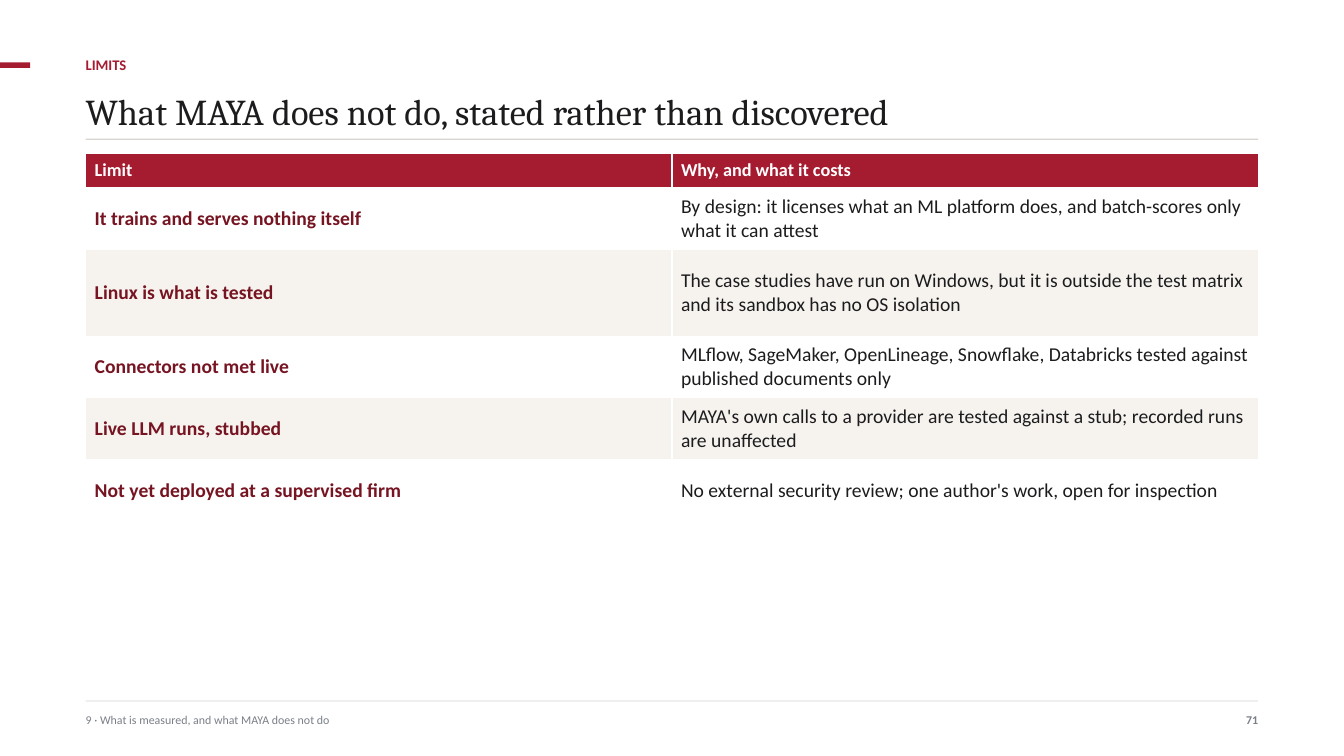
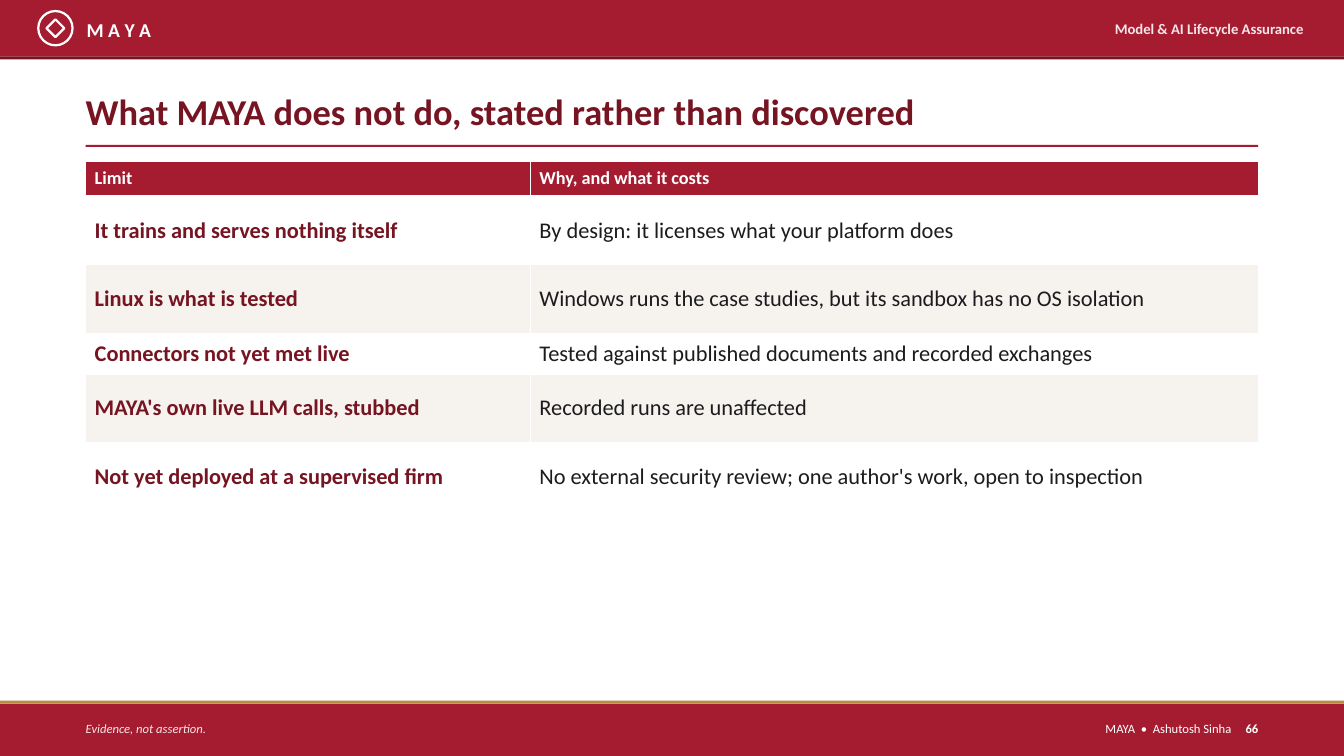
Before and after one commit to ajsinha/maya, a slide deck: slide 66 of docs/publications/MAYA-Model-Management-Formalism-and-System-Design.pptx (slide 71 before the commit). Drawn at 1344x756 pixels with LibreOffice and Linux fonts; fonts in the diff are those of the drawing. Boxes give left, top, right and bottom in pixels: in the first picture for what was removed or moved away, otherwise in the second. Text is boxed around its words. In the diff, an @@ line names an element or a change of style, - is before the commit and + after.

Commit message:
The deck retold as a briefing: TL;DR, ten principles, supervisors' words, architecture, a model's journey, then eight parts with screenshots, worked studies and a graded comparison, in MAYA's crimson; landing page numbers counted from the code

```diff
--- a/docs/publications/MAYA-Model-Management-Formalism-and-System-Design.pptx
+++ b/docs/publications/MAYA-Model-Management-Formalism-and-System-Design.pptx
@@ rectangle added at (x1=0, y1=0, x2=1344, y2=56), fill #A51C30 @@
@@ ellipse added at (x1=38, y1=11, x2=73, y2=45), outline #FFFFFF 1.6 pt @@
@@ diamond added at (x1=46, y1=19, x2=65, y2=37), outline #FFFFFF 1.6 pt @@
@@ text added at (x1=87, y1=24, x2=151, y2=37), 14 pt, text #FFFFFF, bold @@
+M A Y A
@@ text added at (x1=1115, y1=23, x2=1304, y2=37), 10.5 pt, text #F6E6E9, bold @@
+Model & AI Lifecycle Assurance
@@ rectangle added at (x1=0, y1=56, x2=1344, y2=59), fill #761422 @@
@@ rectangle removed at (x1=0, y1=63, x2=30, y2=69) @@
@@ text "What MAYA does not do, ..." at (x1=86, y1=99, x2=914, y2=130): font Cambria to Calibri, text colour #1C1C1E to #761422, bold on; line spacing 1.15 to 1.1 @@
@@ text removed at (x1=86, y1=60, x2=127, y2=70) @@
-LIMITS
@@ rectangle moved from (x1=86, y1=139, x2=1258, y2=140) to (x1=86, y1=145, x2=1258, y2=147) @@
@@ rectangle at (x1=86, y1=145, x2=1258, y2=147): fill #D8D4CF to #A51C30 @@
@@ table at (x1=86, y1=161, x2=1258, y2=512) @@
-row 2, column 2: By design: it licenses what an ML platform does, and batch-scores only what it can attest
+row 2, column 2: By design: it licenses what your platform does
-row 3, column 2: The case studies have run on Windows, but it is outside the test matrix and its sandbox has no OS isolation
+row 3, column 2: Windows runs the case studies, but its sandbox has no OS isolation
-row 4, column 1: Connectors not met live
+row 4, column 1: Connectors not yet met live
-row 4, column 2: MLflow, SageMaker, OpenLineage, Snowflake, Databricks tested against published documents only
+row 4, column 2: Tested against published documents and recorded exchanges
-row 5, column 1: Live LLM runs, stubbed
+row 5, column 1: MAYA's own live LLM calls, stubbed
-row 5, column 2: MAYA's own calls to a provider are tested against a stub; recorded runs are unaffected
+row 5, column 2: Recorded runs are unaffected
-row 6, column 2: No external security review; one author's work, open for inspection
+row 6, column 2: No external security review; one author's work, open to inspection
@@ size 14 to 16 pt in "It trains and serves nothing itself", "Linux is what is tested", "Not yet deployed at a supervised firm" @@
@@ table resized from (x1=86, y1=153, x2=1259, y2=521) to (x1=86, y1=161, x2=1258, y2=512) @@
@@ rectangle resized from (x1=86, y1=701, x2=1258, y2=702) to (x1=0, y1=701, x2=1344, y2=704) @@
@@ rectangle at (x1=0, y1=701, x2=1344, y2=704): fill #D8D4CF to #B88B3D @@
@@ rectangle added at (x1=0, y1=704, x2=1344, y2=756), fill #A51C30 @@
@@ text removed at (x1=86, y1=716, x2=330, y2=725) @@
-9 · What is measured, and what MAYA does not do
@@ text removed at (x1=1246, y1=716, x2=1258, y2=724) @@
-71
@@ text added at (x1=86, y1=724, x2=206, y2=734), 9 pt, text #F6E6E9, italic @@
+Evidence, not assertion.
@@ text added at (x1=1105, y1=724, x2=1259, y2=733), 9 pt, text #FFFFFF @@
+MAYA • Ashutosh Sinha 66
```
Also in this commit, not shown: 30 other slides changed, 38 slides added, 41 slides removed, 19 other files.
